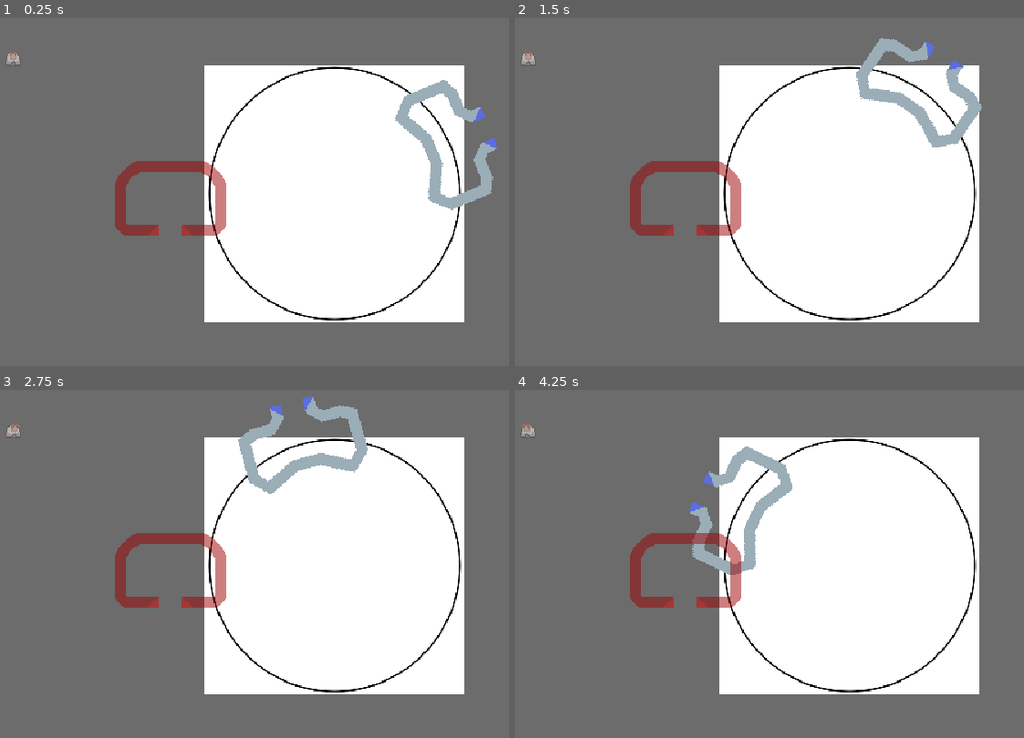
Above: before the commit, frames 1-4 (two rows, left to right).
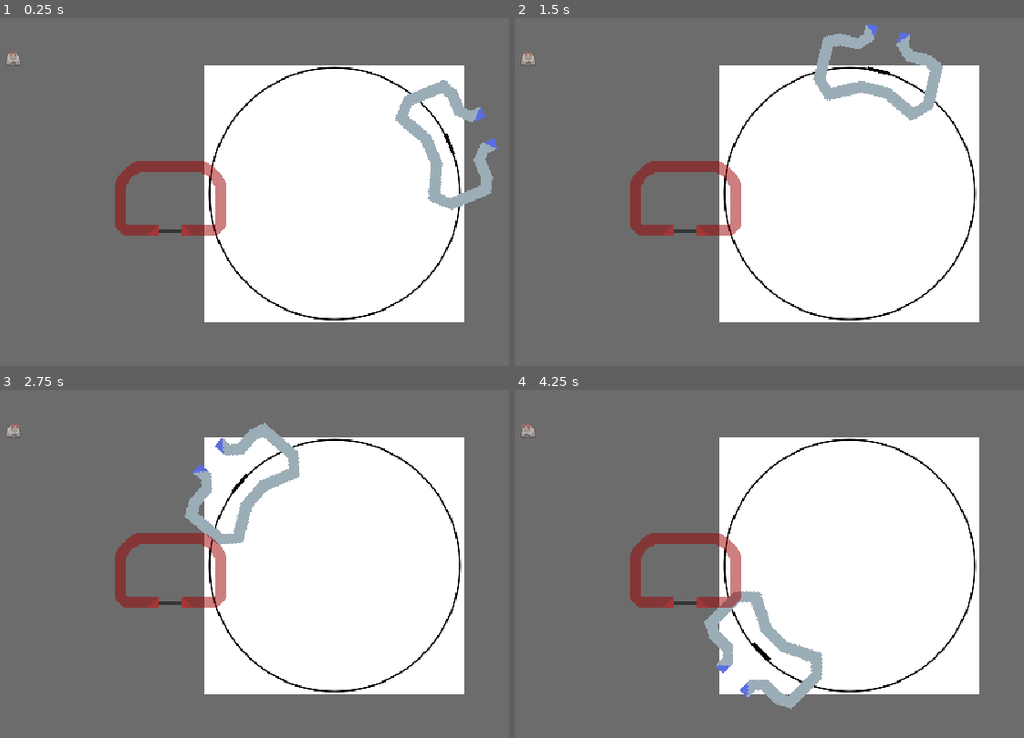
Above: after the commit, the same moments.

Repository: tehelka-gamedev/gmtk-2025
Game: Godot game, scene res://test_scene_tehelka.tscn
Same seed, same stepped clock (60 frames per second), same inputs: the game is played once before the commit and once after it. This scene is started directly instead of the project's main scene. The engine's default icon, where the game draws it, is replaced by a stand-in: a white triangle on a blue panel in a dark square.
Inputs:
- Up to frame 1 (0.25 s): no input
- Up to frame 2 (1.5 s): tap Enter (open_door) at 0.5, 0.8, 1.35 s; hold Right (ui_right) 0.53-1.28 s; tap Space (elevator_toggle_movement) at 0.6, 1.25 s; hold Down (ui_down) from 1.28 s (still down)
- Up to frame 3 (2.75 s): tap Space (elevator_toggle_movement) at 1.55, 2.1 s; release Down (ui_down) at 2.03 s; hold Right (ui_right) from 2.03 s (still down); tap Enter (open_door) at 2.3 s
- Up to frame 4 (4.25 s): release Right (ui_right) at 2.78 s; hold Up (ui_up) 2.78-3.53 s; tap Enter (open_door) at 2.85, 3.8 s; tap Space (elevator_toggle_movement) at 3.05, 3.6 s; hold Left (ui_left) from 3.53 s (still down)

The runs differ from the first frame. In frame 1, less than 0.1% of the frame differs, in the area x 31-90%, y 33-62%; in frame 2, 3.1%; in frame 3, 3.1%; in frame 4, 4.1%, in the area x 31-61%, y 16-92%.
Error in both runs: Cannot call method 'get_children' on a null value. (res://scripts/game_manager.gd:11)

Commit message:
Add placeholders doors

Diff:
--- a/godot/objects/elevator.gd
+++ b/godot/objects/elevator.gd
@@ -33,7 +33,10 @@
         show_trajectory = value
 
 var _snapping: bool = false
+var _snapped: bool = false
 var _tween: Tween = null
+@onready var _door: Sprite2D = $Door
+
 
 func _ready() -> void:
     if not room_detector:
@@ -79,11 +82,14 @@
                 moving = true
         # else just regular start/stop
         else:
+            if _snapped:
+                _snapped = false
             moving = not moving
+
     elif _snapping:
         _refresh_tween()
 
-    if not moving:
+    if _snapped:
         if Input.is_action_just_pressed("open_door"):
             if door_is_open:
                 _close_door()
@@ -99,10 +105,14 @@
     # play open_door_animation
     # await open__door_animation.finished
     door_is_open = true
+    _door.hide()
+    snap_target.open_door()
     door_opened.emit()
 
 func _close_door() -> void:
     door_is_open = false
+    _door.show()
+    snap_target.close_door()
     door_closed.emit()
 
 func _draw():
@@ -140,6 +150,9 @@
     var target_rotation:float = look_at_helper.global_rotation
 
     target_rotation = lerp_angle(rotation, target_rotation, 1)
+    if abs(target_rotation - rotation) < 0.001:
+        _on_snap_finished()
+        return
     if _tween:
         _tween.stop()
     _tween = get_tree().create_tween()
@@ -157,6 +170,7 @@
 
 func _on_snap_finished() -> void:
     snapped_to_room.emit(snap_target)
+    _snapped = true
     stop_snapping()
 
 func get_snapped_room() -> Room:
--- a/godot/objects/elevator.tscn
+++ b/godot/objects/elevator.tscn
@@ -1,9 +1,10 @@
-[gd_scene load_steps=6 format=3 uid="uid://bixriv415q58j"]
+[gd_scene load_steps=7 format=3 uid="uid://bixriv415q58j"]
 
 [ext_resource type="Texture2D" uid="uid://c46t4mgyx75iv" path="res://sprites/elevator.png" id="1_581l7"]
 [ext_resource type="Script" uid="uid://swsjnrl4wcgr" path="res://objects/elevator.gd" id="1_ogmrx"]
 [ext_resource type="Script" uid="uid://5gunqk2qmled" path="res://objects/slot_manager.gd" id="3_uinhc"]
 [ext_resource type="Script" uid="uid://cjd6a7ud0c8av" path="res://objects/slot.gd" id="4_h6q4t"]
+[ext_resource type="Texture2D" uid="uid://71hdcfob7ujv" path="res://icon.svg" id="5_h6q4t"]
 
 [sub_resource type="RectangleShape2D" id="RectangleShape2D_ogmrx"]
 size = Vector2(24, 80)
@@ -51,3 +52,10 @@
 script = ExtResource("4_h6q4t")
 
 [node name="lookAtHelper" type="Node2D" parent="."]
+
+[node name="Door" type="Sprite2D" parent="."]
+modulate = Color(0, 0, 0, 1)
+position = Vector2(109, 1.19209e-07)
+rotation = 1.57079
+scale = Vector2(0.15625, 0.0234375)
+texture = ExtResource("5_h6q4t")
--- a/godot/objects/room.gd
+++ b/godot/objects/room.gd
@@ -10,6 +10,16 @@
 
 
 @onready var npc_spawn: Marker2D = $NPCSpawn
+@onready var _door: Sprite2D = $Door
+
 
 func get_spawn_point() -> Marker2D:
     return npc_spawn
+
+
+func open_door() -> void:
+    _door.hide()
+
+
+func close_door() -> void:
+    _door.show()
--- a/godot/objects/room.tscn
+++ b/godot/objects/room.tscn
@@ -1,9 +1,10 @@
-[gd_scene load_steps=6 format=3 uid="uid://dd5giy7mmmmxe"]
+[gd_scene load_steps=7 format=3 uid="uid://dd5giy7mmmmxe"]
 
 [ext_resource type="Texture2D" uid="uid://bdg4laa3wc80a" path="res://sprites/room.png" id="1_2vtrl"]
 [ext_resource type="Script" uid="uid://bc64r08fcwb8g" path="res://objects/room.gd" id="1_d4lmf"]
 [ext_resource type="Script" uid="uid://5gunqk2qmled" path="res://objects/slot_manager.gd" id="3_lvljb"]
 [ext_resource type="Script" uid="uid://cjd6a7ud0c8av" path="res://objects/slot.gd" id="4_4d8i4"]
+[ext_resource type="Texture2D" uid="uid://71hdcfob7ujv" path="res://icon.svg" id="5_c0xyw"]
 
 [sub_resource type="RectangleShape2D" id="RectangleShape2D_d4lmf"]
 size = Vector2(94, 17)
@@ -47,3 +48,9 @@
 [node name="Marker2D4" type="Marker2D" parent="SlotManager"]
 position = Vector2(27, 6)
 script = ExtResource("4_4d8i4")
+
+[node name="Door" type="Sprite2D" parent="."]
+modulate = Color(0, 0, 0, 1)
+position = Vector2(0, 28.5)
+scale = Vector2(0.15625, 0.0234375)
+texture = ExtResource("5_c0xyw")
